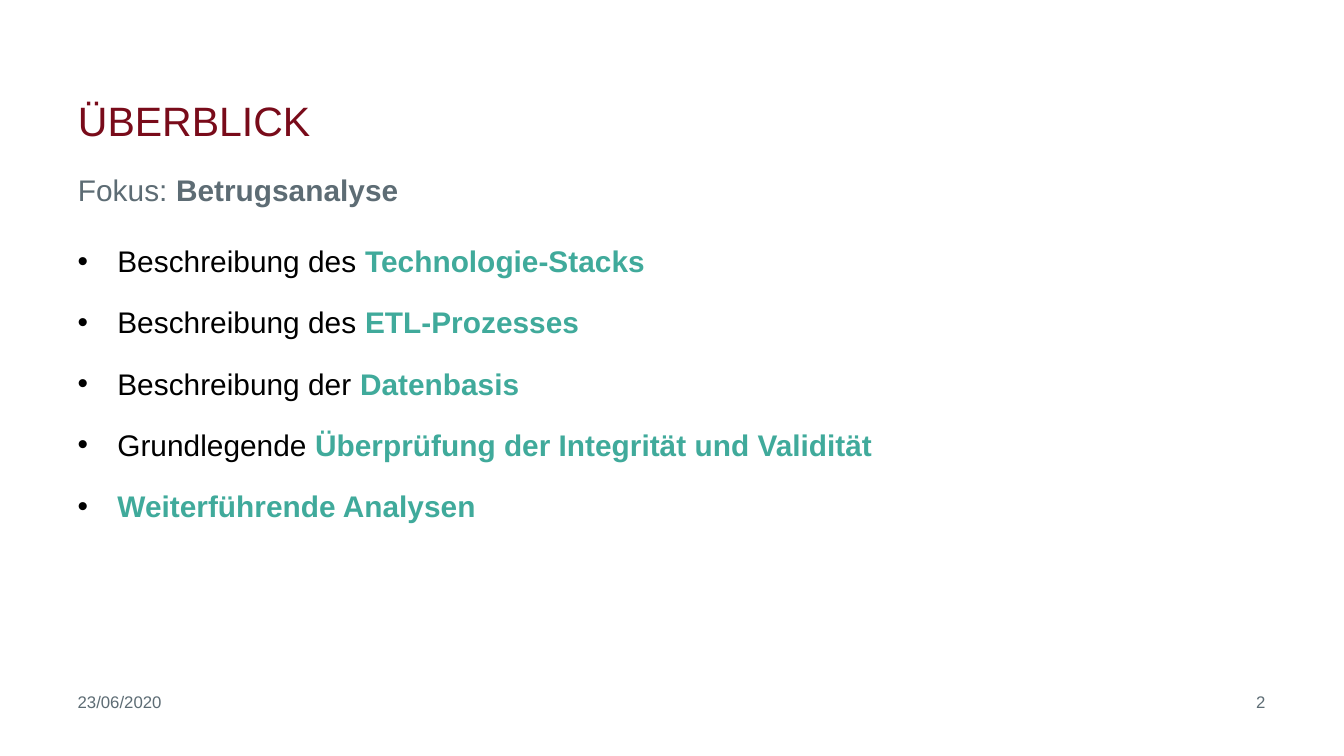
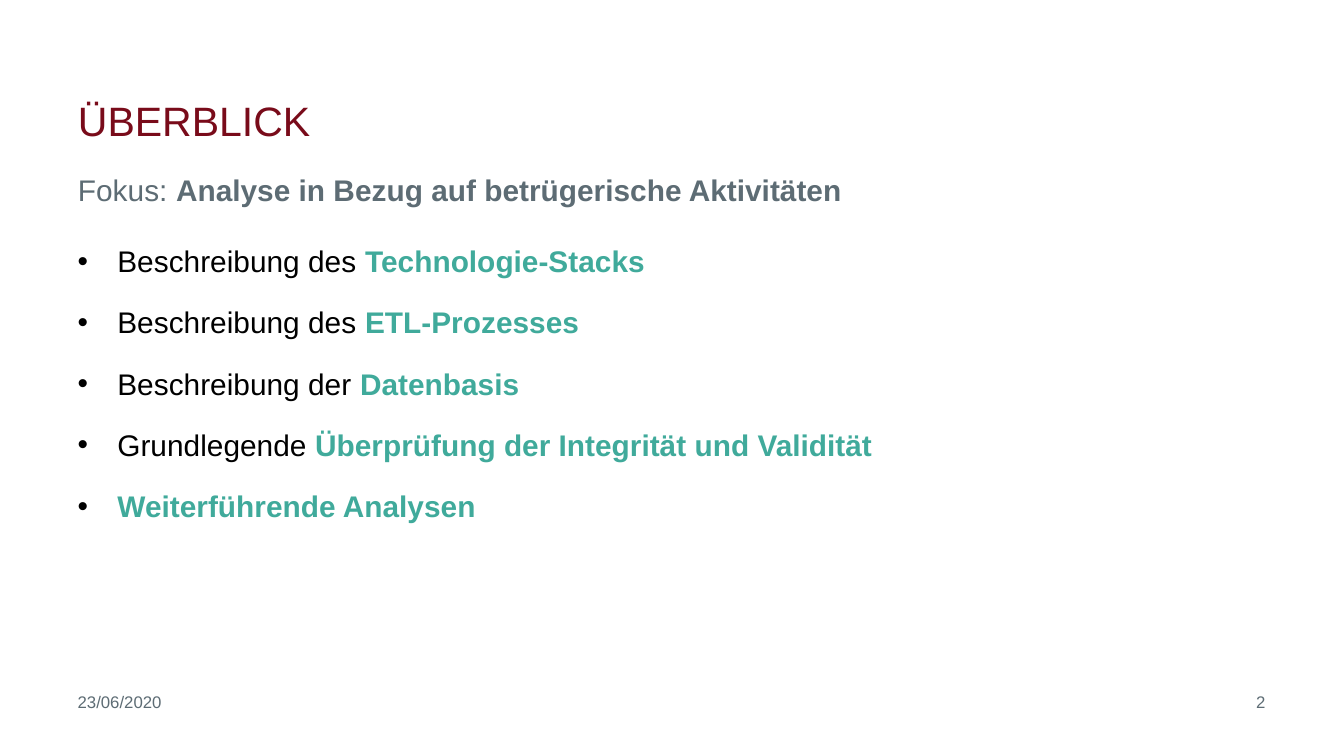
Before and after one commit to biegt/auditing_case_study, a slide deck: slide 2 of 04_output/Präsentation_Case_Study_1_Bieg_Krug.pptx. Drawn at 1344x756 pixels with LibreOffice and Linux fonts; fonts in the diff are those of the drawing; background and template pictures are left out. Boxes give left, top, right and bottom in pixels: in the first picture for what was removed or moved away, otherwise in the second. Text is boxed around its words. In the diff, an @@ line names an element or a change of style, - is before the commit and + after.

```diff
--- a/04_output/Präsentation_Case_Study_1_Bieg_Krug.pptx
+++ b/04_output/Präsentation_Case_Study_1_Bieg_Krug.pptx
@@ subtitle at (x1=78, y1=179, x2=841, y2=206): text changed @@
-Fokus: Betrugsanalyse
+Fokus: Analyse in Bezug auf betrügerische Aktivitäten
```
Also in this commit, not shown: 6 other slides changed, 1 slide added.
